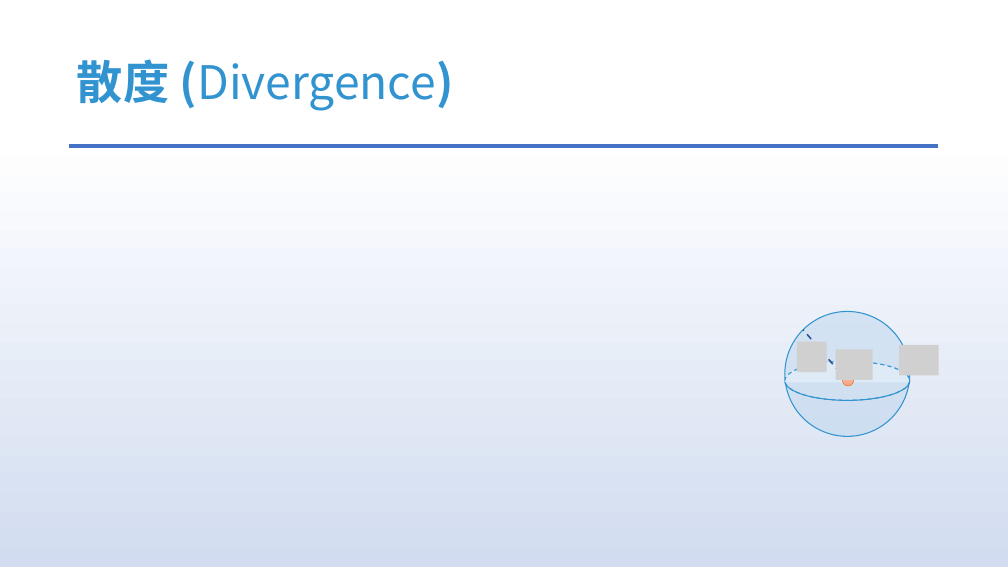
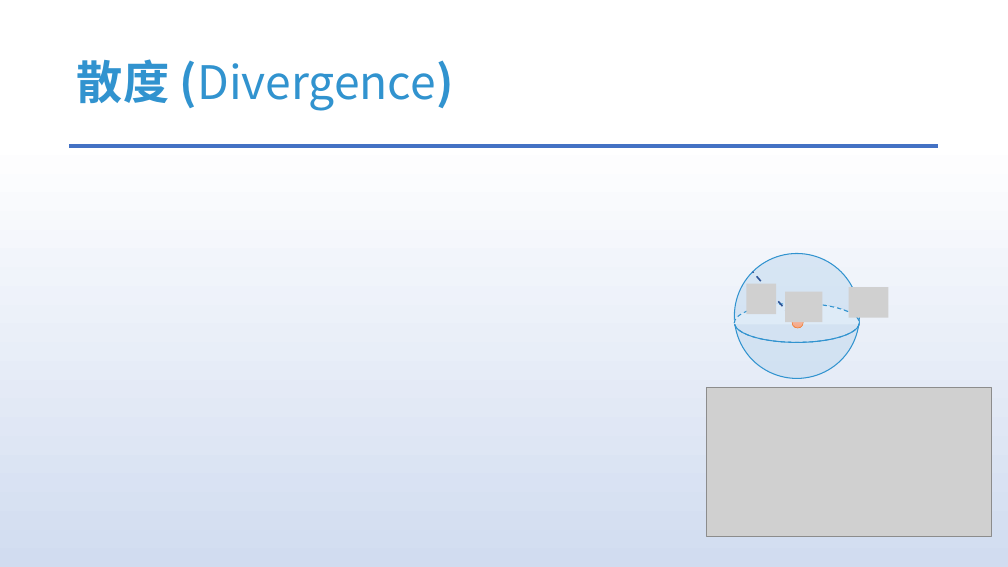
Before and after one commit to answerear/UnityFluid, a slide deck: slide 6 of doc/流体模拟入门分享.pptx. Drawn at 1008x567 pixels with LibreOffice and Linux fonts; fonts in the diff are those of the drawing; grey boxes stand for pictures. Boxes give left, top, right and bottom in pixels: in the first picture for what was removed or moved away, otherwise in the second. Text is boxed around its words. In the diff, an @@ line names an element or a change of style, - is before the commit and + after.

```diff
--- a/doc/流体模拟入门分享.pptx
+++ b/doc/流体模拟入门分享.pptx
@@ 4 ellipses, 2 pictures, 1 freeform shape, 1 line: place and size @@
-4 ellipses, 2 pictures, 1 freeform shape, 1 line at [784,312,938,436]
+4 ellipses, 2 pictures, 1 freeform shape, 1 line at [734,253,889,378]
@@ picture: place and size @@
-picture at [836,349,873,380]
+picture at [786,292,823,322]
@@ picture added at [706,388,991,537] @@
```
Also in this commit, not shown: 5 other slides changed, 2 slides added, 14 slides removed.
